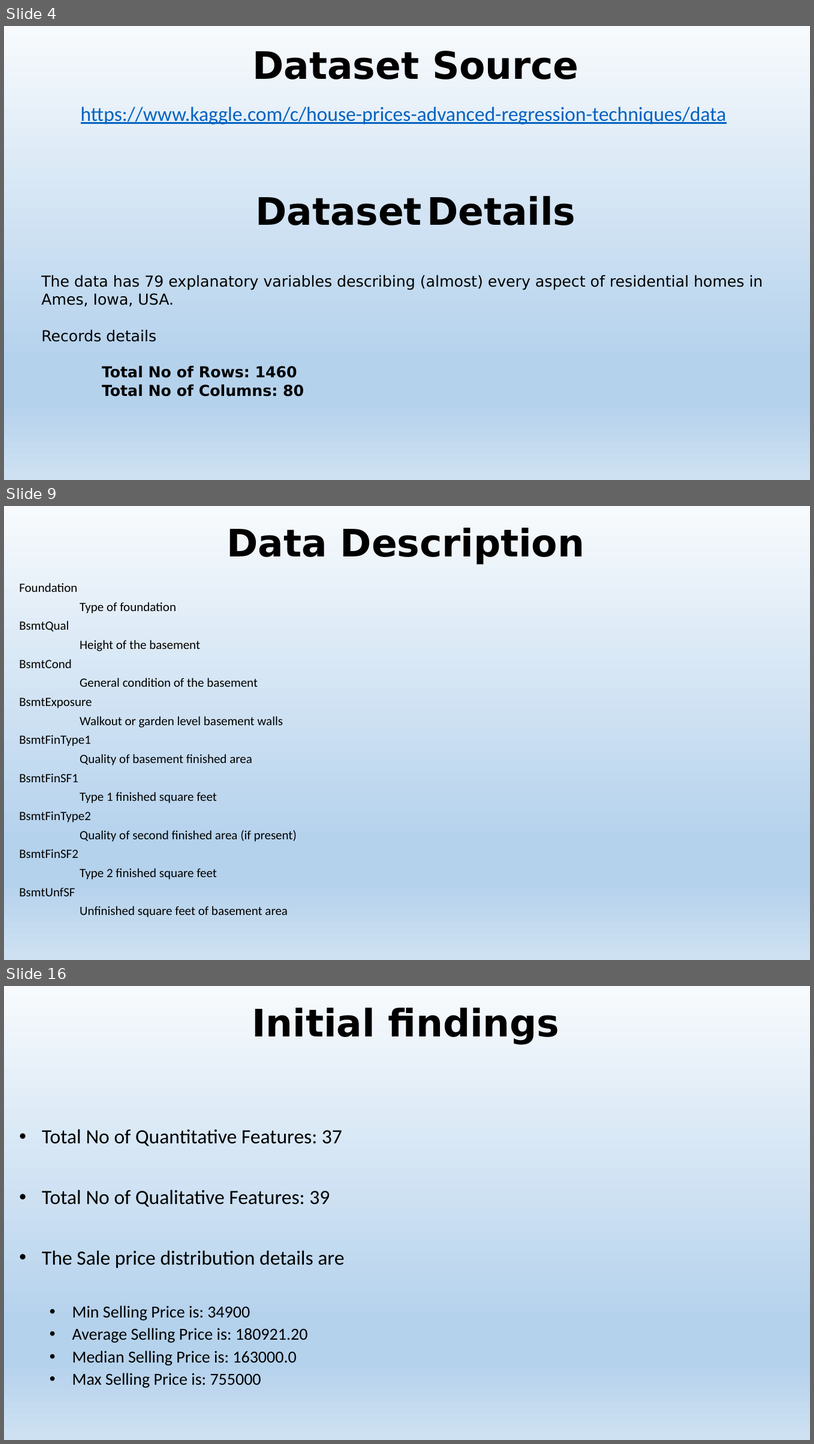
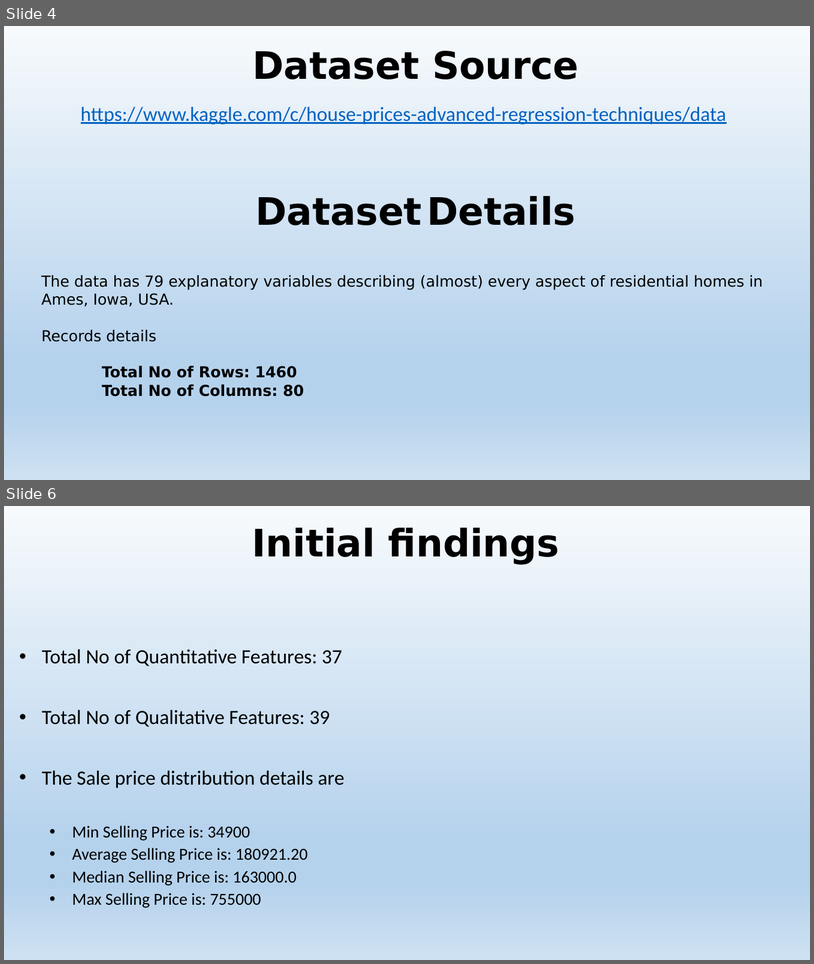
Before and after one commit to vibaskaran/SpringBoard, a slide deck: Capstone-01/Predict House Sales Prices Presentation.pptx. Shown one above the other, each under a label of ours: slides 4, 9 and 16 before the commit, slides 4 and 6 after it; the slides between them are not shown. The pictures are 814x1444 and 814x964 pixels, drawn with LibreOffice and Linux fonts; fonts in the diff are those of the drawing. Boxes give left, top, right and bottom in pixels: in the first picture for what was removed or moved away, otherwise in the second. Text is boxed around its words. In the diff, an @@ line names an element or a change of style, - is before the commit and + after.

```diff
--- a/Capstone-01/Predict House Sales Prices Presentation.pptx
+++ b/Capstone-01/Predict House Sales Prices Presentation.pptx
@@ slide 9 removed at bbox=[4, 506, 810, 960], background gradient #F7FAFD to #B5D2EC to #CEE1F2 @@
@@ title removed at bbox=[227, 528, 585, 564] @@
-Data Description
@@ subtitle removed at bbox=[19, 583, 297, 917] @@
-Foundation
-Type of foundation
-BsmtQual
-Height of the basement
-BsmtCond
-General condition of the basement
-BsmtExposure
-Walkout or garden level basement walls
-BsmtFinType1
-Quality of basement finished area
-BsmtFinSF1
-Type 1 finished square feet
-BsmtFinType2
-Quality of second finished area (if present)
-BsmtFinSF2
-Type 2 finished square feet
-BsmtUnfSF
-Unfinished square feet of basement area
@@ what was slide 16 is now slide 6 @@
```
Also in this commit, not shown: 4 slides changed, 5 slides added, 9 other slides removed.
